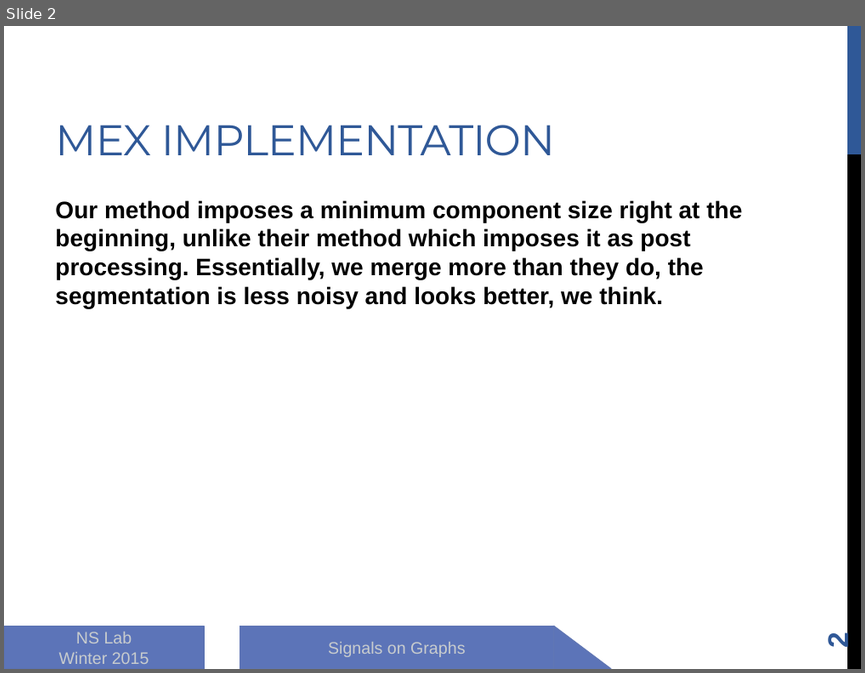
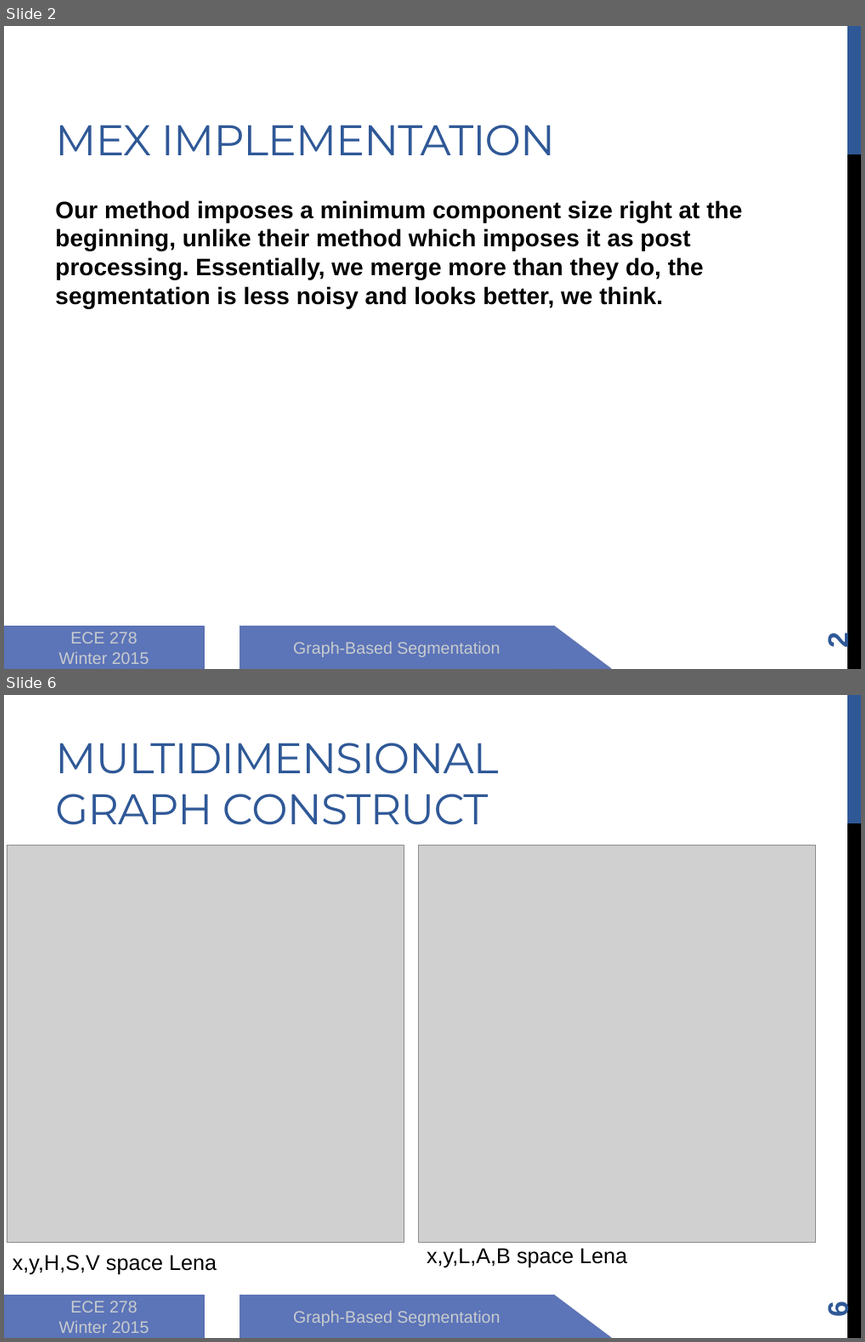
Before and after one commit to zhongguomeng/graph-based-segmentation, a slide deck: 8_report/presentation.pptx. Shown one above the other, each under a label of ours: slide 2 before the commit, slides 2 and 6 after it; the slides between them are not shown. The pictures are 865x673 and 865x1342 pixels, drawn with LibreOffice and Linux fonts; fonts in the diff are those of the drawing; grey boxes stand for pictures. Boxes give left, top, right and bottom in pixels: in the first picture for what was removed or moved away, otherwise in the second. Text is boxed around its words. In the diff, an @@ line names an element or a change of style, - is before the commit and + after.

```diff
--- a/8_report/presentation.pptx
+++ b/8_report/presentation.pptx
@@ slide 6 added at (x1=4, y1=695, x2=861, y2=1338), background #FFFFFF; not listed: 2 template elements that a slide beside it also shows @@
@@ title added at (x1=55, y1=743, x2=498, y2=825), 36 pt, text #2F5897 @@
+MULTIDIMENSIONAL GRAPH CONSTRUCT
@@ picture added at (x1=7, y1=845, x2=404, y2=1242) @@
@@ picture added at (x1=418, y1=845, x2=816, y2=1242) @@
@@ text added at (x1=12, y1=1254, x2=216, y2=1275), 18 pt, text #000000 @@
+x,y,H,S,V space Lena
@@ text added at (x1=426, y1=1247, x2=627, y2=1268), 18 pt, text #000000 @@
+x,y,L,A,B space Lena
@@ rectangle added at (x1=4, y1=1295, x2=204, y2=1338), fill #5C74B8, outline #5C72B2 1 pt, 14 pt, text #C8CCCE @@
+ECE 278
+Winter 2015
@@ rectangle added at (x1=239, y1=1295, x2=554, y2=1338), fill #5C74B8, outline #6076B4 1 pt, 14 pt, text #C8CCCE @@
+Graph-Based Segmentation
@@ right triangle added at (x1=554, y1=1295, x2=612, y2=1338), fill #5C74B8, outline #6076B4 1 pt @@
@@ page number added at (x1=822, y1=1302, x2=854, y2=1317), 24 pt, text #2F5897, bold @@
+6
@@ slide 2 changed as well @@
@@ text in rectangle at (x1=70, y1=631, x2=137, y2=643): text changed @@
-NS Lab
+ECE 278
@@ text in rectangle at (x1=293, y1=641, x2=500, y2=657): text changed @@
-Signals on Graphs
+Graph-Based Segmentation
```
Also in this commit, not shown: 4 other slides changed, 3 other slides added, 7 other files.
